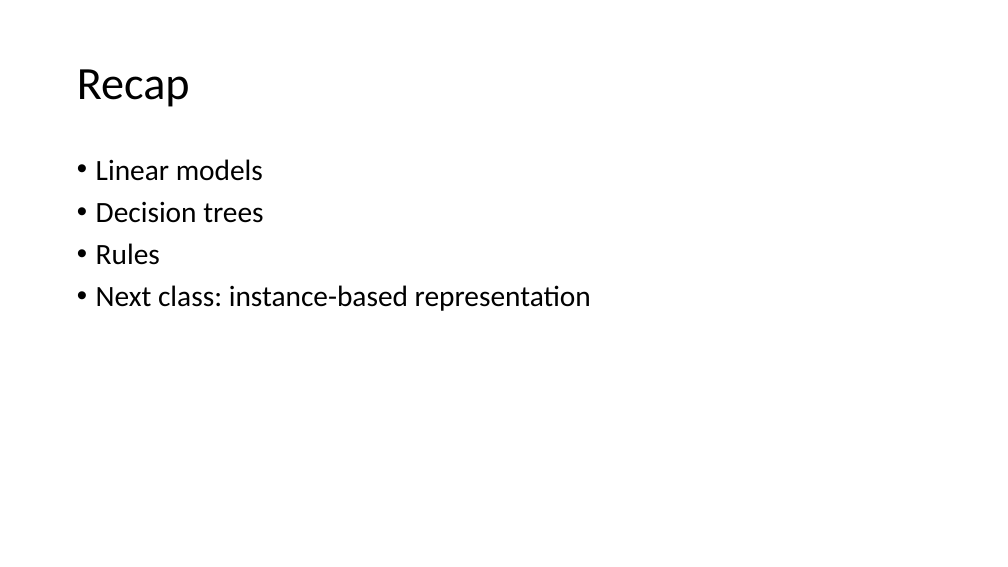
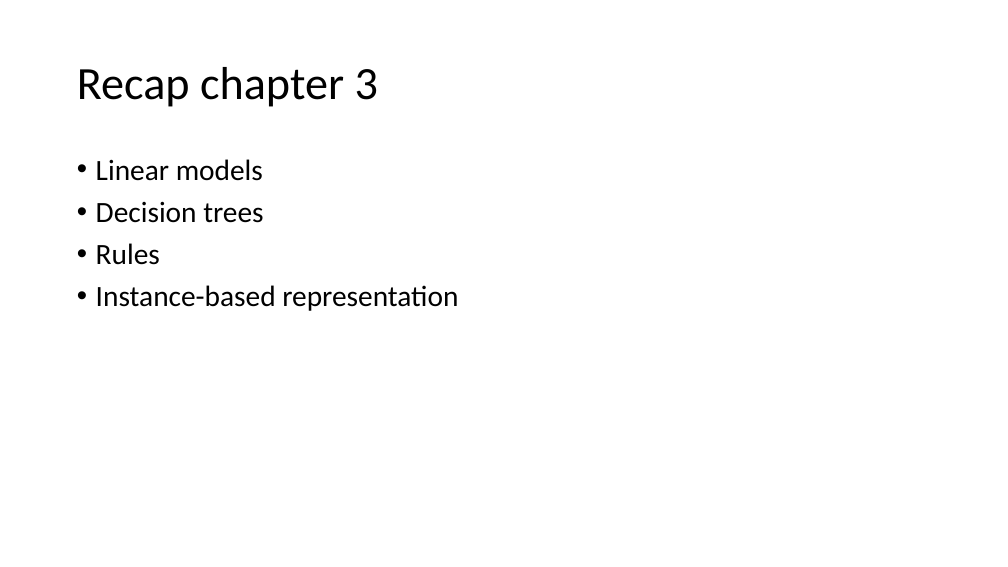
Before and after one commit to russellu/cs405, a slide deck: slide 23 of Lecture_03.pptx (slide 21 before the commit). Drawn at 1008x567 pixels with LibreOffice and Linux fonts; fonts in the diff are those of the drawing. Boxes give left, top, right and bottom in pixels: in the first picture for what was removed or moved away, otherwise in the second. Text is boxed around its words. In the diff, an @@ line names an element or a change of style, - is before the commit and + after.

```diff
--- a/Lecture_03.pptx
+++ b/Lecture_03.pptx
@@ title at (77,67,378,107): text changed @@
-Recap
+Recap chapter 3
@@ text at (96,285,458,311): text changed @@
-• Next class: instance-based representation
+• Instance-based representation
```
Also in this commit, not shown: 9 other slides changed, 3 slides added, 1 slide removed, 1 other file.
